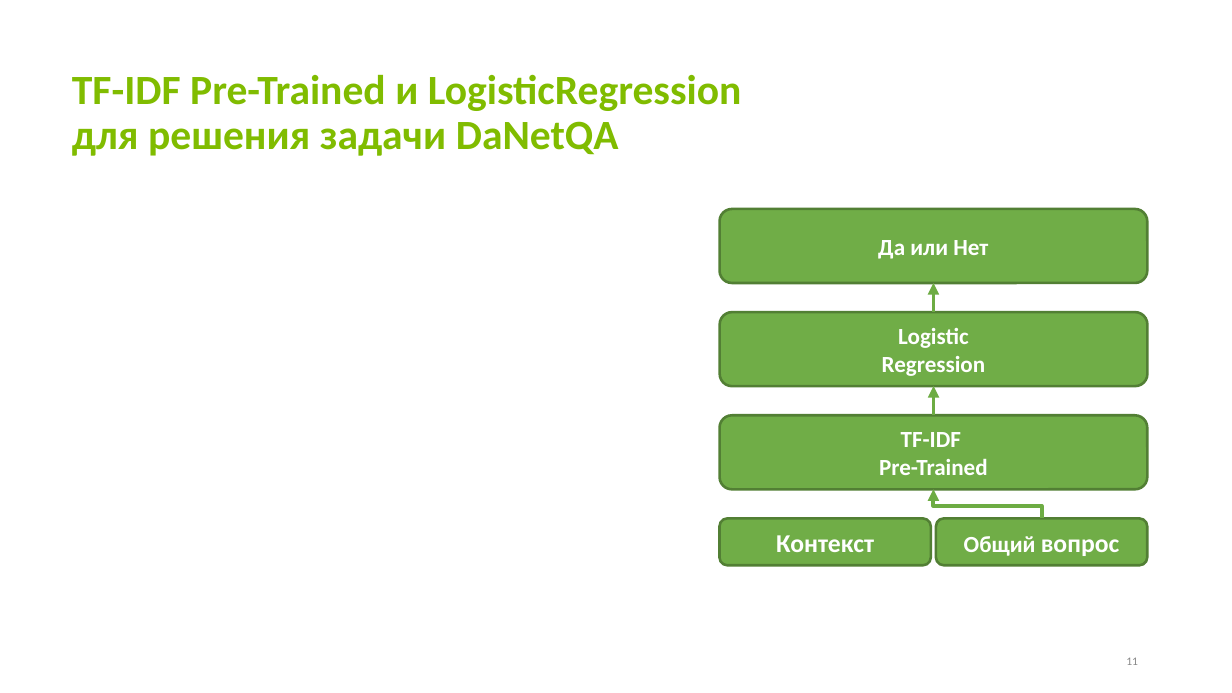
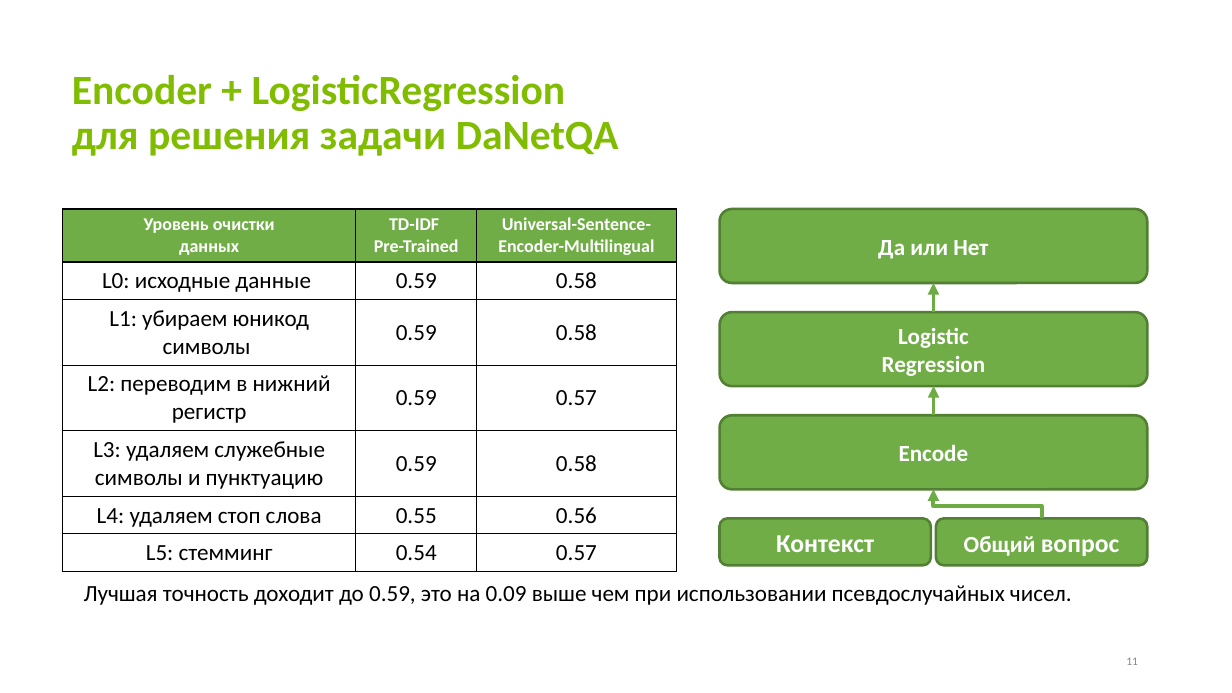
Before and after one commit to dmji/DSnML_Innopolis2022, a slide deck: slide 13 of 00_Final_Attestation/Презентация.pptx. Drawn at 1232x693 pixels with LibreOffice and Linux fonts; fonts in the diff are those of the drawing. Boxes give left, top, right and bottom in pixels: in the first picture for what was removed or moved away, otherwise in the second. Text is boxed around its words. In the diff, an @@ line names an element or a change of style, - is before the commit and + after.

```diff
--- a/00_Final_Attestation/Презентация.pptx
+++ b/00_Final_Attestation/Презентация.pptx
@@ title at box(72, 74, 619, 156): text changed @@
-TF-IDF Pre-Trained и LogisticRegression для решения задачи DaNetQA
+Encoder + LogisticRegression
+для решения задачи DaNetQA
@@ table added at box(63, 209, 677, 567), 7 rows, 3 columns @@
+Уровень очистки / данных | TD-IDF / Pre-Trained | Universal-Sentence-Encoder-Multilingual
+L0: исходные данные | 0.59 | 0.58
+L1: убираем юникод символы | 0.59 | 0.58
+L2: переводим в нижний регистр | 0.59 | 0.57
+L3: удаляем служебные символы и пунктуацию | 0.59 | 0.58
+L4: удаляем стоп слова | 0.55 | 0.56
+L5: стемминг | 0.54 | 0.57
@@ text in rounded rectangle at box(899, 445, 969, 461): text changed @@
-TF-IDF
-Pre-Trained
+Encode
@@ text added at box(84, 585, 1072, 605), 18 pt, text #000000 @@
+Лучшая точность доходит до 0.59, это на 0.09 выше чем при использовании псевдослучайных чисел.
```
Also in this commit, not shown: 3 other slides changed, 4 slides added, 8 slides removed, 6 other files.
